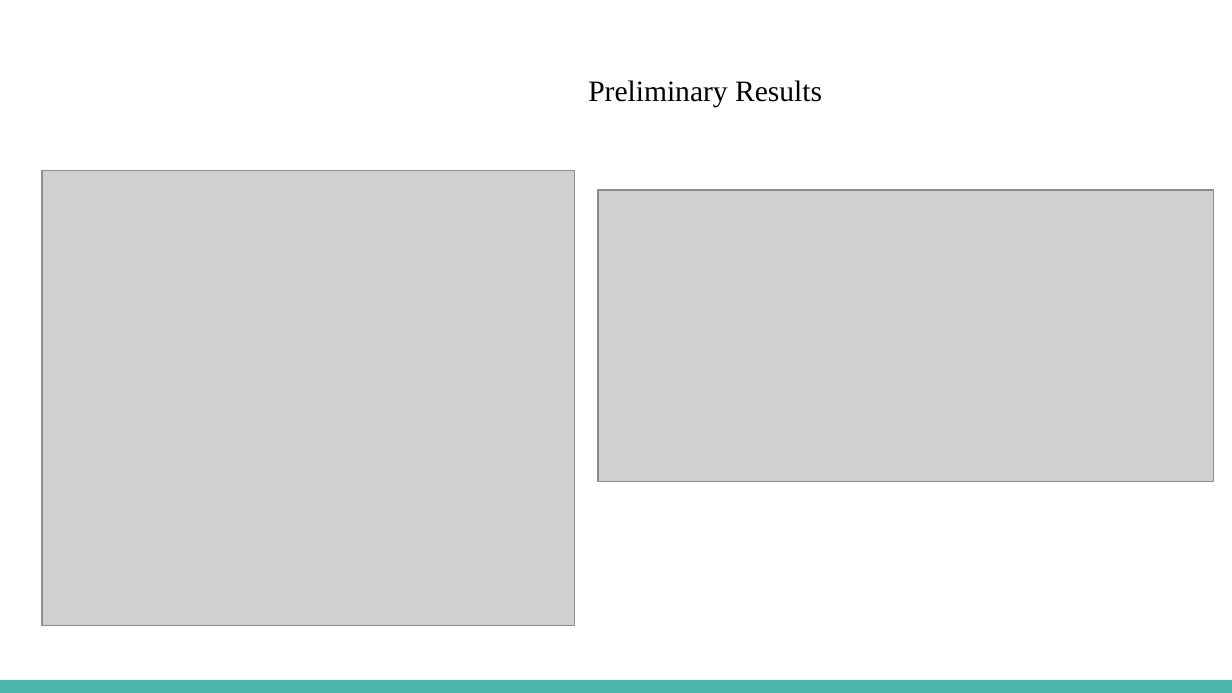
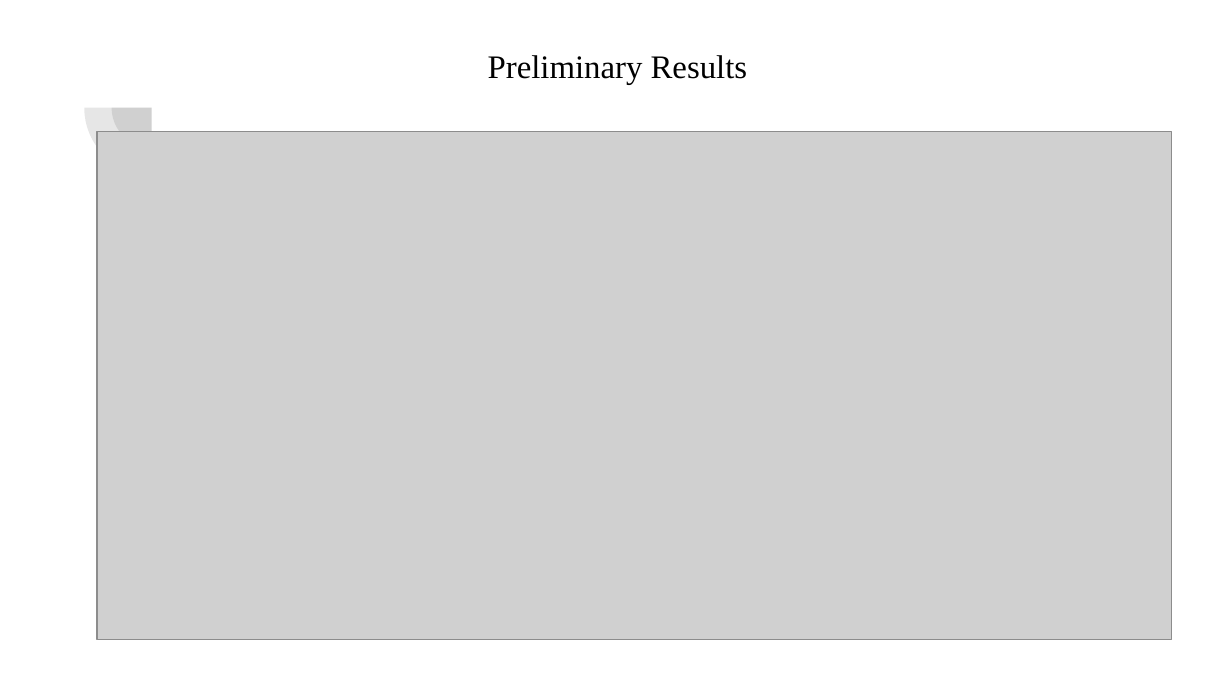
Before and after one commit to VedereArtificiala/prelucrareaimaginilor-proiect-1309b_pim05, a slide deck: slide 6 of Prezentare Gorcea_Baschir.pptx. Drawn at 1232x693 pixels with LibreOffice and Linux fonts; fonts in the diff are those of the drawing; grey boxes stand for pictures. Boxes give left, top, right and bottom in pixels: in the first picture for what was removed or moved away, otherwise in the second. Text is boxed around its words. In the diff, an @@ line names an element or a change of style, - is before the commit and + after.

```diff
--- a/Prezentare Gorcea_Baschir.pptx
+++ b/Prezentare Gorcea_Baschir.pptx
@@ title "Preliminary Results" moved from (x1=588, y1=80, x2=822, y2=107) to (x1=488, y1=55, x2=748, y2=84) @@
@@ title "Preliminary Results" at (x1=488, y1=55, x2=748, y2=84): size 17.3 to 19.2 pt @@
@@ pie slice (boxed as its full ellipse) added at (x1=84, y1=41, x2=218, y2=175), fill #424242 at 13% opacity @@
@@ pie slice (boxed as its full ellipse) added at (x1=112, y1=68, x2=192, y2=148), fill #424242 at 13% opacity @@
@@ picture resized from (x1=598, y1=190, x2=1212, y2=480) to (x1=97, y1=132, x2=1172, y2=639) @@
@@ picture removed at (x1=42, y1=170, x2=574, y2=626) @@
@@ rectangle removed at (x1=0, y1=680, x2=1232, y2=693) @@
```
Also in this commit, not shown: 6 other slides changed, 3 slides added, 1 other file.
